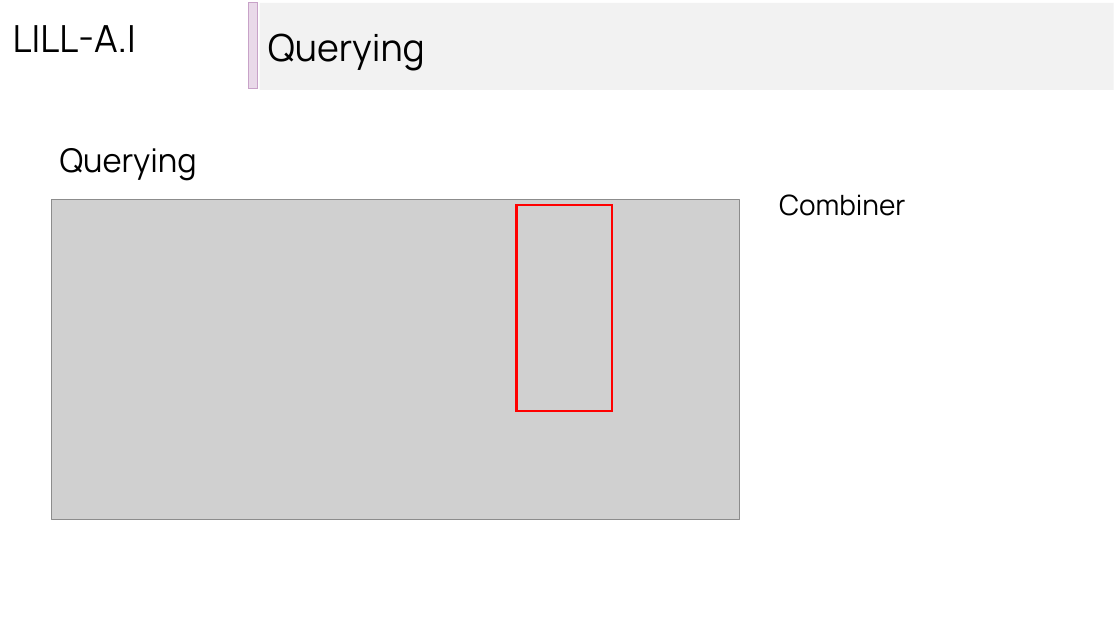
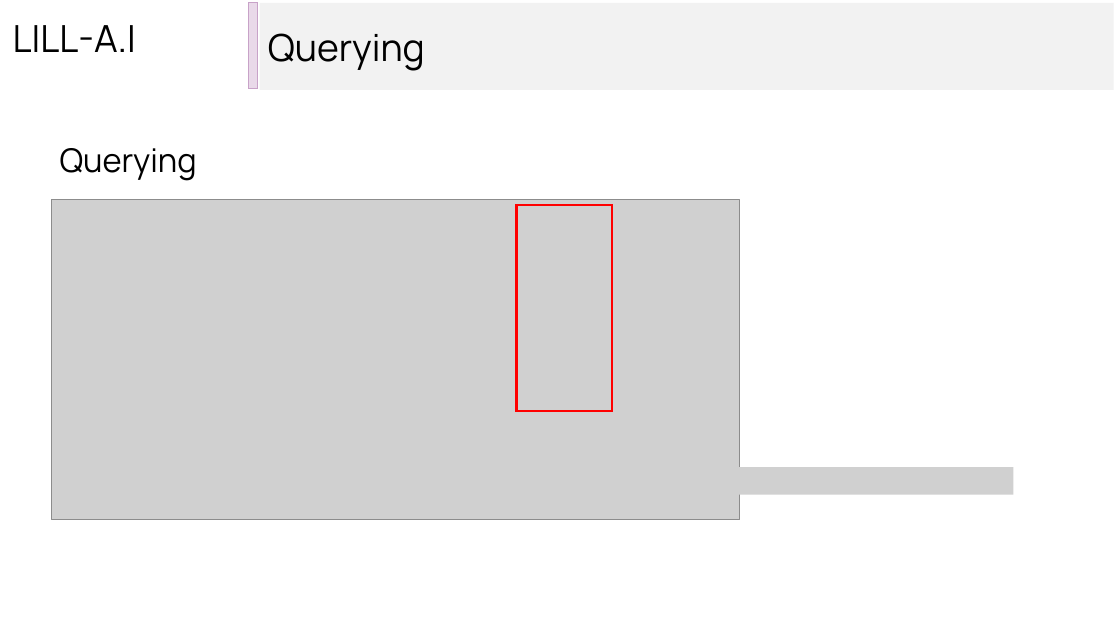
Before and after one commit to Data-Integration-Lilla-team/LILL_AI, a slide deck: slide 17 of relazione/presentazione Lill_AI.pptx. Drawn at 1120x630 pixels with LibreOffice and Linux fonts; fonts in the diff are those of the drawing; grey boxes stand for pictures. Boxes give left, top, right and bottom in pixels: in the first picture for what was removed or moved away, otherwise in the second. Text is boxed around its words. In the diff, an @@ line names an element or a change of style, - is before the commit and + after.

```diff
--- a/relazione/presentazione Lill_AI.pptx
+++ b/relazione/presentazione Lill_AI.pptx
@@ text removed at <box>779,194,905,216</box> @@
-Combiner
@@ picture added at <box>565,467,1014,495</box> @@
```
Also in this commit, not shown: 6 other slides changed, 5 slides added, 2 slides removed, 2 other files.
